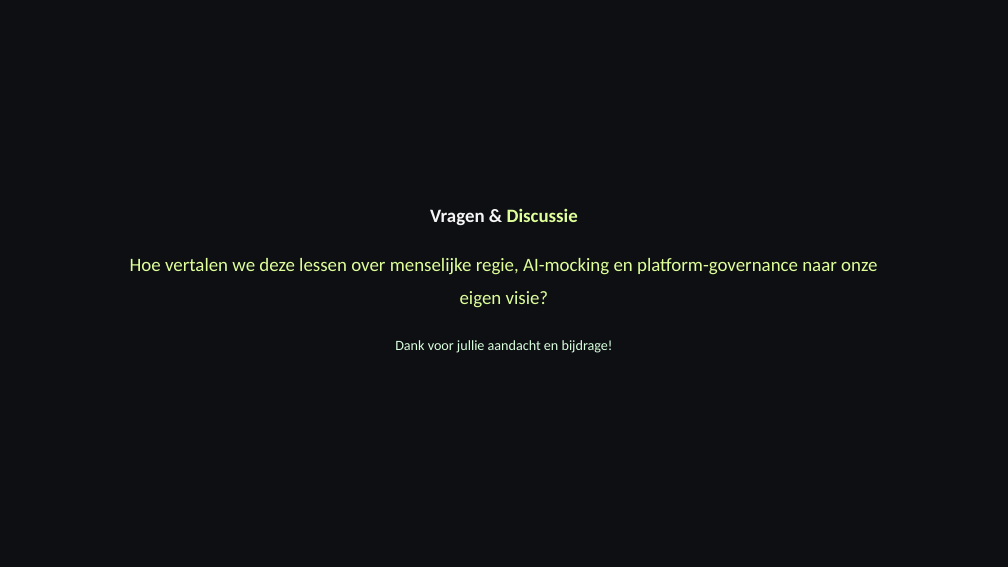
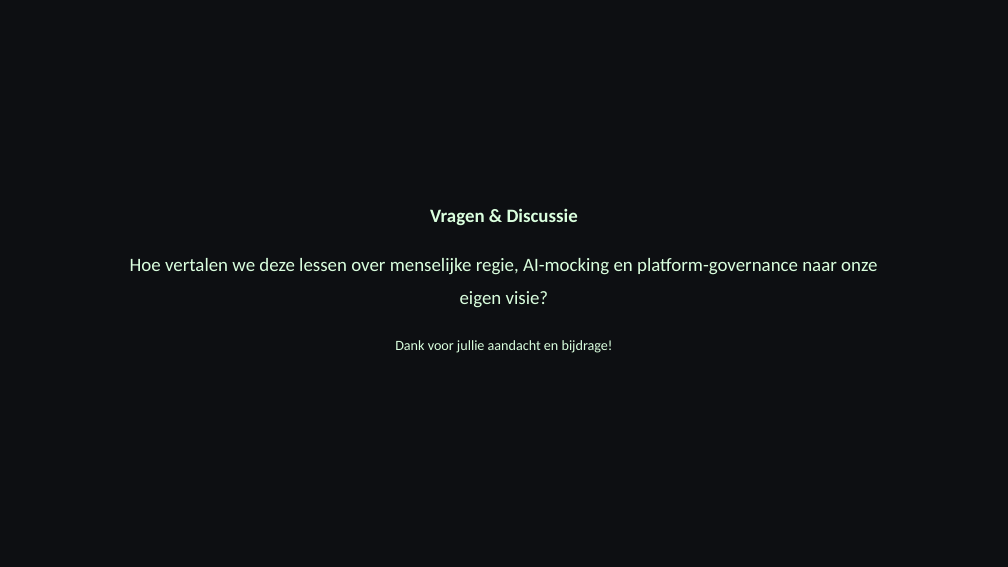
Before and after one commit to MarkWestbroek/Bitemporal_2026, a slide deck: slide 17 of bitemp_register_v06/docs/presentaties/apidays/FOST & apidays Amsterdam 2026 - Volledige Recap 17p - NIEUW.pptx. Drawn at 1008x567 pixels with LibreOffice and Linux fonts; fonts in the diff are those of the drawing; background and template pictures are left out. Boxes give left, top, right and bottom in pixels: in the first picture for what was removed or moved away, otherwise in the second. Text is boxed around its words. In the diff, an @@ line names an element or a change of style, - is before the commit and + after.

```diff
--- a/bitemp_register_v06/docs/presentaties/apidays/FOST & apidays Amsterdam 2026 - Volledige Recap 17p - NIEUW.pptx
+++ b/bitemp_register_v06/docs/presentaties/apidays/FOST & apidays Amsterdam 2026 - Volledige Recap 17p - NIEUW.pptx
@@ text "Vragen & Discussie" at (x1=430, y1=208, x2=578, y2=226): text colour #F5F5F5 to #DAFFDE in "Vragen &"; text colour #DEFF9A to #DAFFDE in "Discussie" @@
@@ text "Hoe vertalen we deze lessen ..." at (x1=130, y1=258, x2=877, y2=308): text colour #DEFF9A to #DAFFDE @@
```
Also in this commit, not shown: 12 other slides changed, 11 other files.
